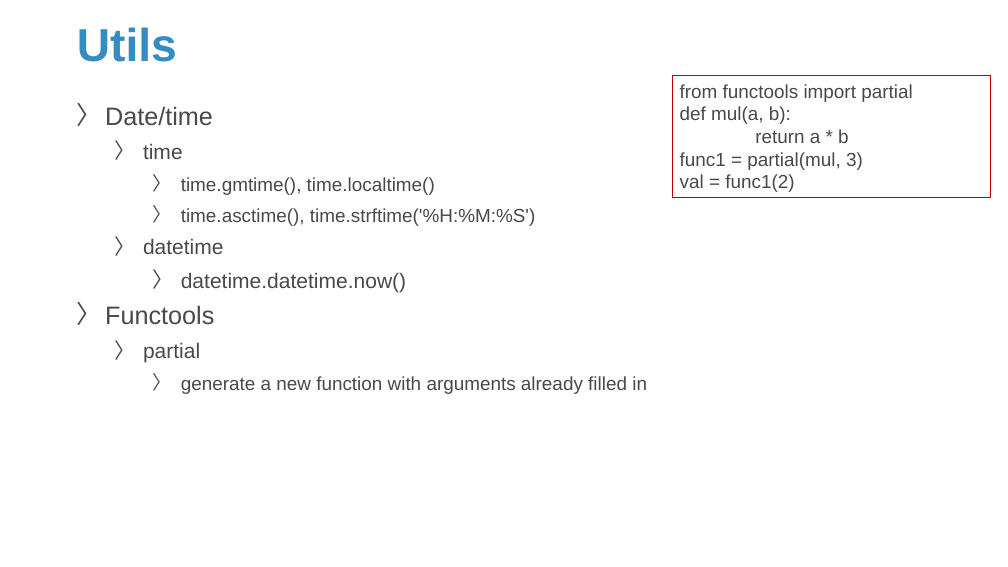
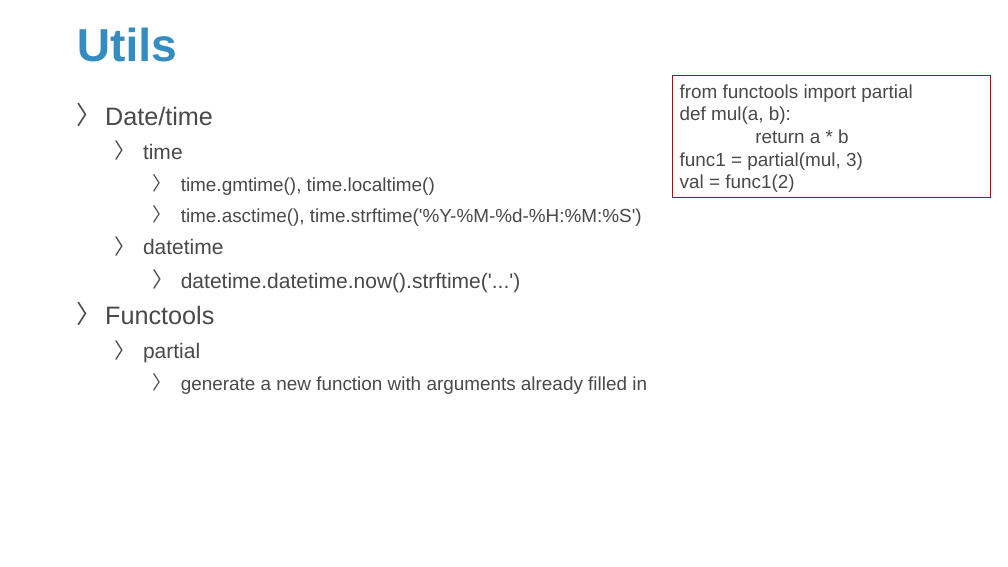
Before and after one commit to Sparks-Lu/TechNotes, a slide deck: slide 11 of Python/Python-Notes.pptx (slide 9 before the commit). Drawn at 1008x567 pixels with LibreOffice and Linux fonts; fonts in the diff are those of the drawing; background and template pictures are left out. Boxes give left, top, right and bottom in pixels: in the first picture for what was removed or moved away, otherwise in the second. Text is boxed around its words. In the diff, an @@ line names an element or a change of style, - is before the commit and + after.

```diff
--- a/Python/Python-Notes.pptx
+++ b/Python/Python-Notes.pptx
@@ text at (181, 208, 642, 226): text changed @@
-    〉 time.asctime(), time.strftime('%H:%M:%S')
+    〉 time.asctime(), time.strftime('%Y-%M-%d-%H:%M:%S')
@@ text at (181, 272, 521, 292): text changed @@
-    〉 datetime.datetime.now()
+    〉 datetime.datetime.now().strftime('...')
```
Also in this commit, not shown: 1 other slide changed, 6 slides added, 14 other files.
